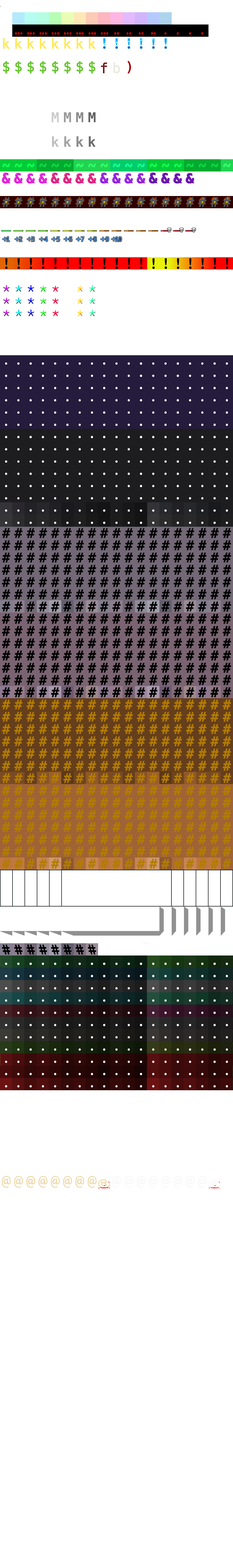
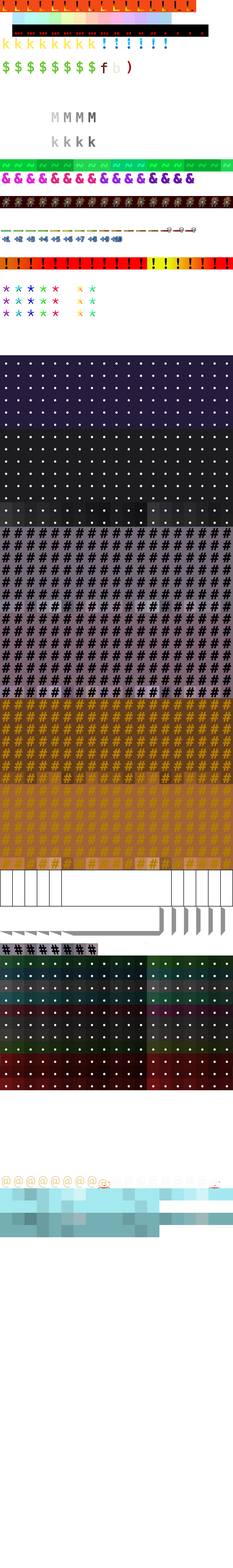
Layered file, before and after one edit (w=233, h=1568). Changes by layer:
painted on "Layer #1" over [2,1,193,314]
painted on "Pasted Layer #1" over [0,0,233,1238]
